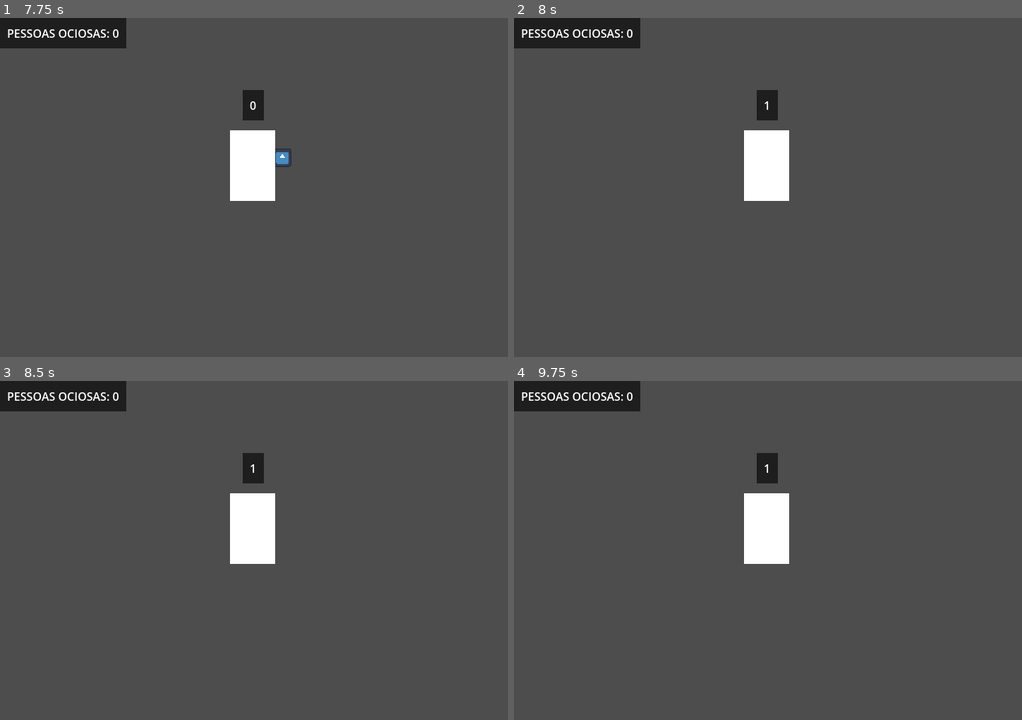
Above: before the commit, frames 1-4 (two rows, left to right).
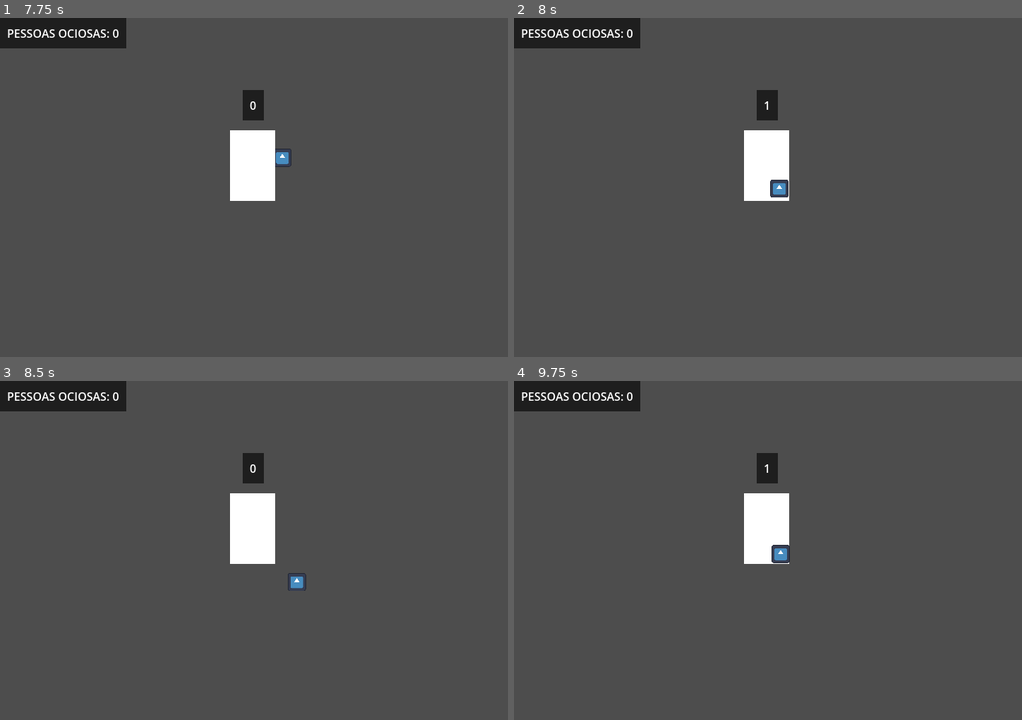
Above: after the commit, the same moments.

Repository: joaovictorchavesfig/Masks-Cult-GameJam-
Game: Godot game, scene res://MainCene.tscn
The game is run twice, just before and just after one commit, with the same random seed, the same clock (stepped at 60 frames per second) and the same inputs. The engine's default icon, where the game draws it, is replaced by a stand-in: a white triangle on a blue panel in a dark square.
Inputs (mouse positions are in pixels of both pictures, inside the frame that each line leads up to):
- Up to frame 1 (7.75 s): tap Enter at 0.5, 7.25 s; move the mouse to (254, 106) at 0.52 s; click (254, 106) at 0.67 s; tap Space at 1.25 s; move the mouse to (152, 204) at 1.27 s; click (152, 204) at 1.42 s; move the mouse to (304, 112) at 2.02 s; click (304, 112) at 2.17 s; click "+" at 2.75 s; click "-" at 3.5 s; click "+" at 4.25 s; click "-" at 5 s; click "+" at 5.75 s; click "-" at 6.5 s; move the mouse to (228, 255) at 7.27 s; click (228, 255) at 7.42 s
- Up to frame 2 (8 s): no input
- Up to frame 3 (8.5 s): move the mouse to (406, 601) at 8.02 s; click (406, 601) at 8.17 s
- Up to frame 4 (9.75 s): move the mouse to (615, 499) at 8.77 s; click (615, 499) at 8.92 s; move the mouse to (793, 550) at 9.52 s; click (793, 550) at 9.67 s

Frame 1 is identical in both runs. In frame 2, 0.2% of the frame differs, in the area x 50-55%, y 47-53%; in frame 3, 0.1%; in frame 4, 0.2%, in the area x 50-55%, y 48-54%.

Commit message:
mudancas matheus

Diff:
--- a/structures/altar.gd
+++ b/structures/altar.gd
@@ -1,30 +1,47 @@
 extends Area2D
 class_name Altar
 
-var hasLeader: bool = false
 var peopleInAltar: int = 0
-@onready var label: Label = $"../PeopleNumber/Label"
+var leaderInAltar: int = 0
+@onready var label: Label = $"../PeopleNumber/Label" # Verifique se esse caminho está certo na sua cena!
 
-func _init() -> void:
-	print(peopleInAltar)
+func _ready() -> void:
+	# É melhor usar _ready do que _init para manipular UI
+	label.text = str(peopleInAltar + leaderInAltar)
 
 func _on_body_entered(body: Node2D) -> void:
-	body.queue_free()
+	# 1. VERIFICAÇÃO DE SEGURANÇA: É o líder?
 	if body is Leader:
-		hasLeader = true
+		leaderInAltar += 1
+		update_label()
+		return # PARE O CÓDIGO AQUI. Não deixe ele descer para o queue_free()
 
+	# 2. Se o código chegou aqui, significa que NÃO é o líder.
+	# Então é um civil/seguidor.
+	body.queue_free() # Deleta o boneco da tela
 	peopleInAltar += 1
-	label.text = str(peopleInAltar)
+	update_label()
 
+func _on_body_exited(body: Node2D) -> void:
+	# É importante detectar quando o líder sai andando
+	if body is Leader:
+		leaderInAltar -= 1
+		update_label()
+
+# --- BOTÕES ---
 
 func _on_plus_button_pressed() -> void:
 	if GameManager.idle_people > 0:
 		GameManager.remove_idle_people()
 		peopleInAltar += 1
-		label.text = str(peopleInAltar)
+		update_label()
 
 func _on_minus_button_pressed() -> void:
 	if peopleInAltar > 0:
 		GameManager.add_idle_people()
 		peopleInAltar -= 1
-		label.text = str(peopleInAltar)
+		update_label()
+
+# Função auxiliar para não repetir código
+func update_label() -> void:
+	label.text = str(peopleInAltar + leaderInAltar)
--- a/structures/altar.tscn
+++ b/structures/altar.tscn
@@ -5,7 +5,7 @@
 [ext_resource type="StyleBox" uid="uid://dxu0c8yo0op1i" path="res://structures/default_panel.tres" id="2_xrss7"]
 
 [sub_resource type="RectangleShape2D" id="RectangleShape2D_qymx5"]
-size = Vector2(170, 80)
+size = Vector2(170, 81)
 
 [sub_resource type="BoxMesh" id="BoxMesh_uknca"]
 size = Vector3(64, 100, 1)
@@ -19,7 +19,7 @@
 script = ExtResource("1_ktwnd")
 
 [node name="CollisionShape2D" type="CollisionShape2D" parent="UIMouseDetector"]
-position = Vector2(1, -84)
+position = Vector2(1, -100.5)
 shape = SubResource("RectangleShape2D_qymx5")
 
 [node name="Area2D" type="Area2D" parent="."]
@@ -62,5 +62,6 @@
 [connection signal="mouse_entered" from="UIMouseDetector" to="UIMouseDetector" method="_on_mouse_entered"]
 [connection signal="mouse_exited" from="UIMouseDetector" to="UIMouseDetector" method="_on_mouse_exited"]
 [connection signal="body_entered" from="Area2D" to="Area2D" method="_on_body_entered"]
+[connection signal="body_exited" from="Area2D" to="Area2D" method="_on_body_exited"]
 [connection signal="pressed" from="Container/PlusButton" to="Area2D" method="_on_plus_button_pressed"]
 [connection signal="pressed" from="Container/MinusButton" to="Area2D" method="_on_minus_button_pressed"]
--- a/structures/ui_mouse_detector.gd
+++ b/structures/ui_mouse_detector.gd
@@ -1,6 +1,8 @@
 extends Area2D
 
+@onready var area_2d: Altar = $"../Area2D"
 @onready var container: Node = $"../Container"
+@onready var remove_leader_button: Button = $"../RemoveLeaderButton"
 
 func _on_mouse_entered() -> void:
 	container.show()
